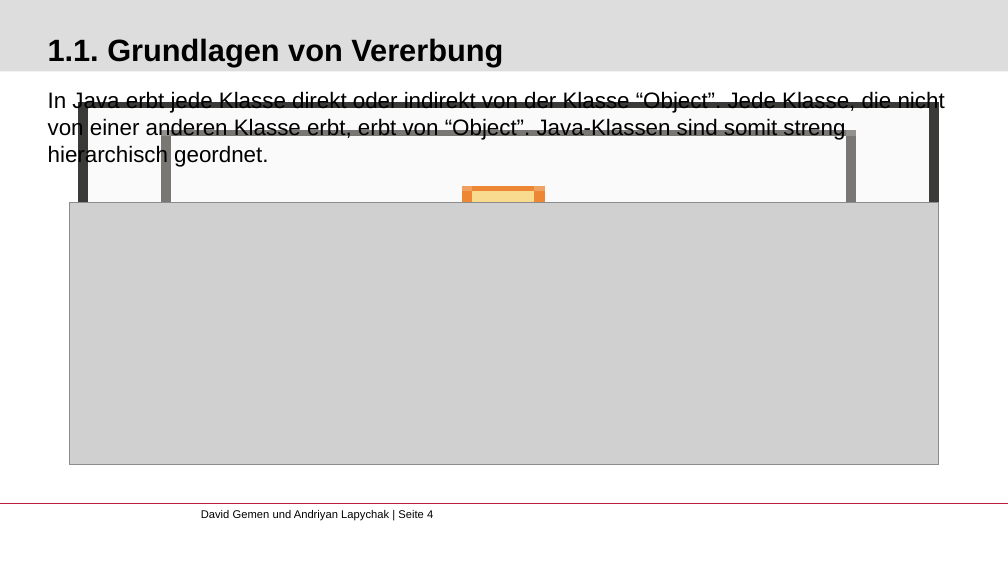
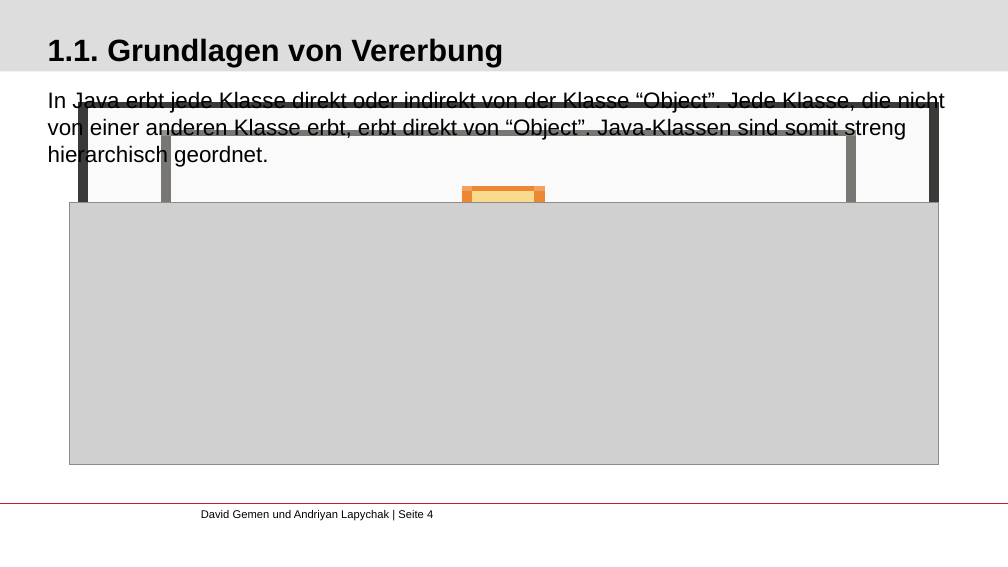
Before and after one commit to gemdav/Programmieren-1-Tutorium, a slide deck: slide 4 of slides/05_inheritance.pptx. Drawn at 1008x567 pixels with LibreOffice and Linux fonts; fonts in the diff are those of the drawing; grey boxes stand for pictures; background and template pictures are left out. Boxes give left, top, right and bottom in pixels: in the first picture for what was removed or moved away, otherwise in the second. Text is boxed around its words. In the diff, an @@ line names an element or a change of style, - is before the commit and + after.

```diff
--- a/slides/05_inheritance.pptx
+++ b/slides/05_inheritance.pptx
@@ text at box(48, 91, 945, 167): text changed @@
-In Java erbt jede Klasse direkt oder indirekt von der Klasse “Object”. Jede Klasse, die nicht von einer anderen Klasse erbt, erbt von “Object”. Java-Klassen sind somit streng hierarchisch geordnet.
+In Java erbt jede Klasse direkt oder indirekt von der Klasse “Object”. Jede Klasse, die nicht von einer anderen Klasse erbt, erbt direkt von “Object”. Java-Klassen sind somit streng hierarchisch geordnet.
```
Also in this commit, not shown: 1 other slide changed, 23 other files.
